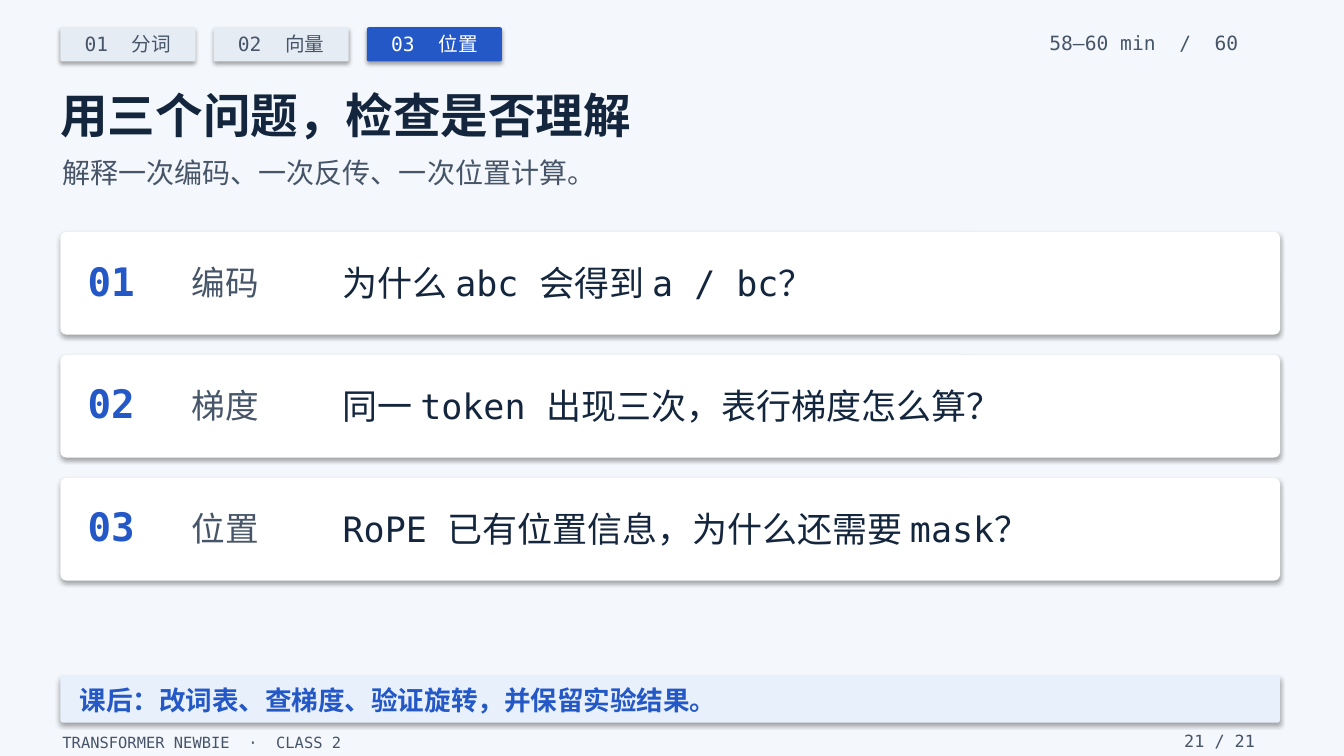
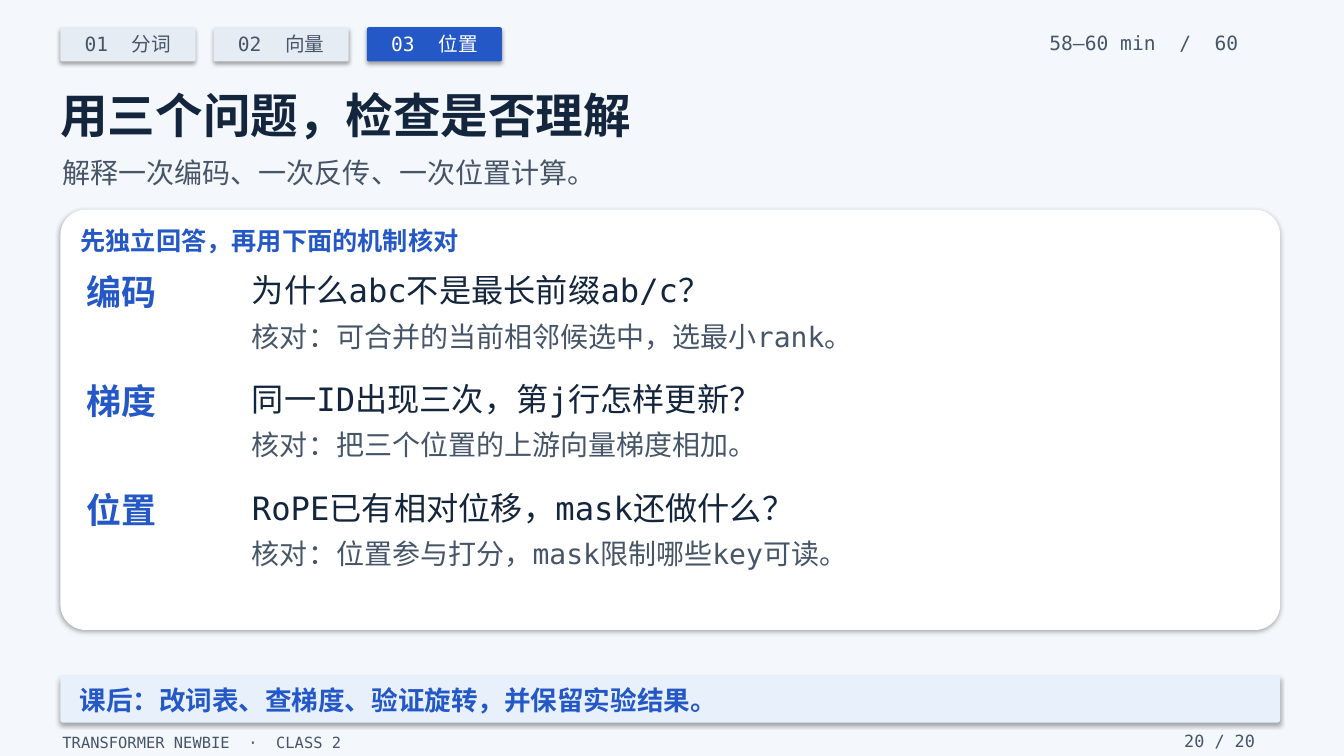
Before and after one commit to yangzy723/Transformer-Newbie, a slide deck: slide 20 of class2/class2_tokens_embeddings_positions.pptx (slide 21 before the commit). Drawn at 1344x756 pixels with LibreOffice and Linux fonts; fonts in the diff are those of the drawing. Boxes give left, top, right and bottom in pixels: in the first picture for what was removed or moved away, otherwise in the second. Text is boxed around its words. In the diff, an @@ line names an element or a change of style, - is before the commit and + after.

```diff
--- a/class2/class2_tokens_embeddings_positions.pptx
+++ b/class2/class2_tokens_embeddings_positions.pptx
@@ rounded rectangle resized from (x1=60, y1=232, x2=1280, y2=335) to (x1=60, y1=210, x2=1280, y2=630) @@
@@ text added at (x1=81, y1=228, x2=459, y2=254), 18 pt, text #2458C6, bold @@
+先独立回答，再用下面的机制核对
@@ text removed at (x1=88, y1=267, x2=135, y2=297) @@
-01
@@ text "编码" moved from (x1=191, y1=266, x2=258, y2=298) to (x1=87, y1=275, x2=157, y2=308) @@
@@ text at (x1=252, y1=275, x2=710, y2=305): text changed; size 25 to 23 pt @@
-为什么 abc 会得到 a / bc？
+为什么abc不是最长前缀ab/c？
@@ text added at (x1=252, y1=323, x2=853, y2=350), 20 pt, text #475569 @@
+核对：可合并的当前相邻候选中，选最小rank。
@@ rounded rectangle removed at (x1=60, y1=355, x2=1280, y2=458) @@
@@ text "梯度" moved from (x1=191, y1=389, x2=258, y2=421) to (x1=87, y1=384, x2=157, y2=417) @@
@@ text removed at (x1=88, y1=389, x2=135, y2=419) @@
-02
@@ text added at (x1=252, y1=384, x2=762, y2=418), 23 pt, text #14263D @@
+同一ID出现三次，第j行怎样更新？
@@ text at (x1=252, y1=431, x2=757, y2=458): text changed; size 25 to 20 pt; text colour #14263D to #475569 @@
-同一 token 出现三次，表行梯度怎么算？
+核对：把三个位置的上游向量梯度相加。
@@ rounded rectangle removed at (x1=60, y1=478, x2=1280, y2=581) @@
@@ size 24 to 25 pt, text colour #475569 to #2458C6, bold on; line spacing 29.3pt to 30.5pt in 3 elements at (x1=87, y1=275, x2=157, y2=308), (x1=87, y1=384, x2=157, y2=417), (x1=87, y1=493, x2=157, y2=526) @@
@@ text "位置" moved from (x1=191, y1=512, x2=258, y2=544) to (x1=87, y1=493, x2=157, y2=526) @@
@@ text added at (x1=252, y1=494, x2=794, y2=524), 23 pt, text #14263D @@
+RoPE已有相对位移，mask还做什么？
@@ text removed at (x1=88, y1=512, x2=135, y2=542) @@
-03
@@ text removed at (x1=343, y1=512, x2=1029, y2=546) @@
-RoPE 已有位置信息，为什么还需要 mask？
@@ text added at (x1=252, y1=540, x2=847, y2=570), 20 pt, text #475569 @@
+核对：位置参与打分，mask限制哪些key可读。
@@ text at (x1=1184, y1=734, x2=1255, y2=747): text changed @@
-21 / 21
+20 / 20
```
Also in this commit, not shown: 19 other slides changed, 1 slide removed, 49 other files.
